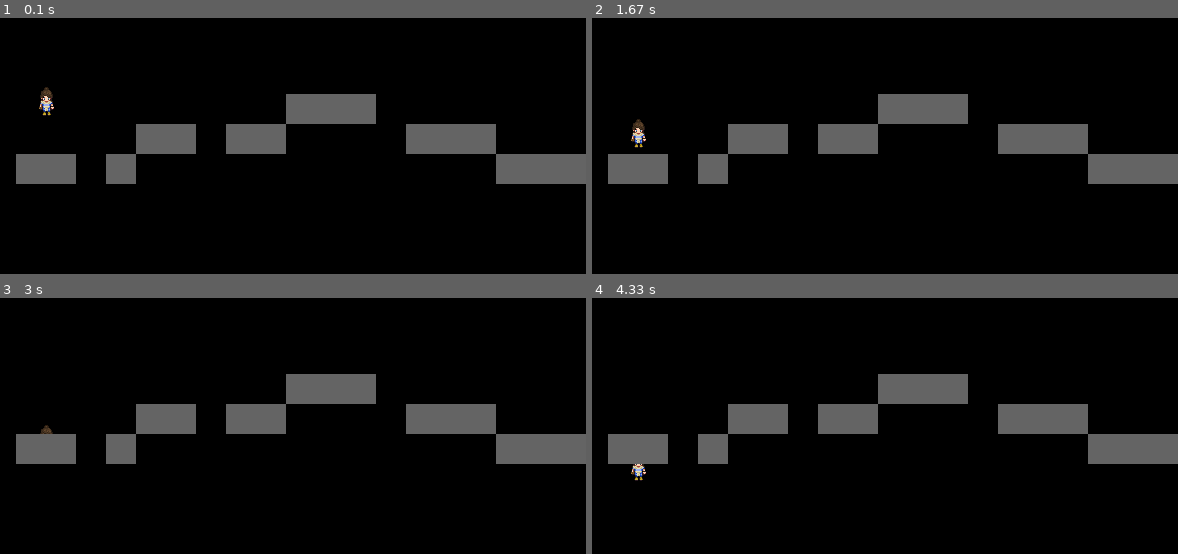
Above: before the commit, frames 1-4 (two rows, left to right).
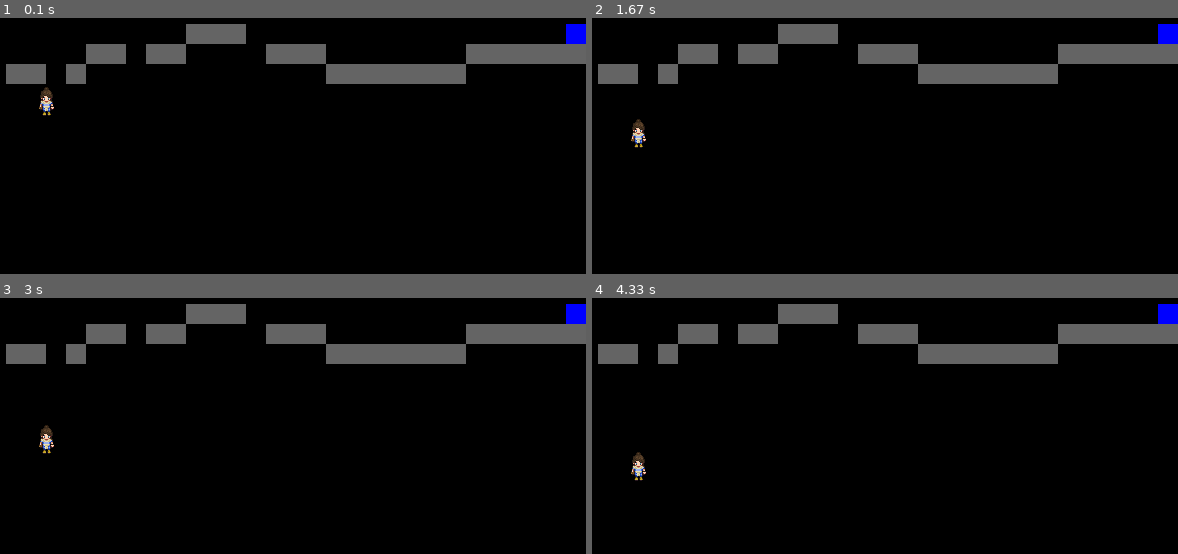
Above: after the commit, the same moments.

Repository: r96941046/pi101
Game: pygame game, started from chapter5-pygame.py
Two runs of this game, one before a commit and one after it. Both use one fixed random seed, a clock stepped at 60 frames per second and the inputs below.
Inputs:
- Up to frame 1 (0.1 s): no input
- Up to frame 2 (1.67 s): no input
- Up to frame 3 (3 s): no input
- Up to frame 4 (4.33 s): no input

The runs differ from the first frame. In frame 1, 17% of the frame differs, in the area x 1-100%, y 2-65%; in frame 2, 17%; in frame 3, 17%; in frame 4, 17%.

Commit message:
BugFix: screen too small

Diff:
--- a/chapter5-pygame.py
+++ b/chapter5-pygame.py
@@ -141,7 +141,7 @@
 player = Player(player_spawn_x, player_spawn_y, 20, 30)
 player_plain = pygame.sprite.RenderPlain(player)
 
-world = World(level, 30, platform_color, goal_color)
+world = World(level, 20, platform_color, goal_color)
 
 # Setup the background
 # Each loop is a frame
